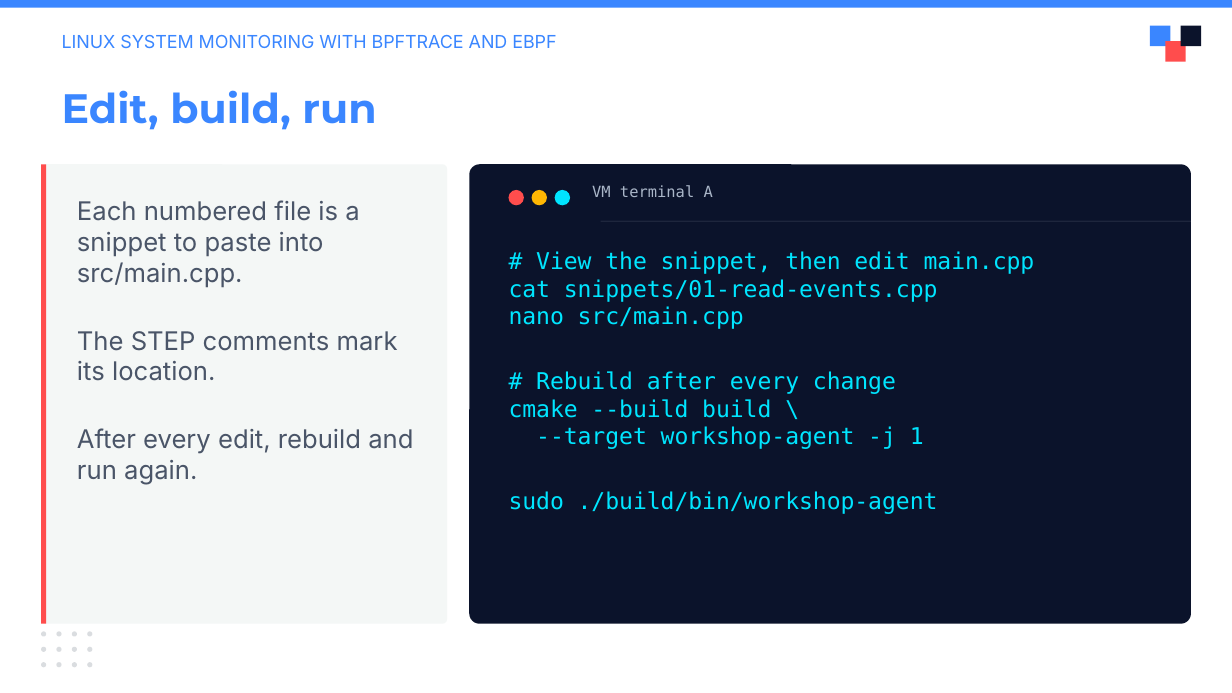
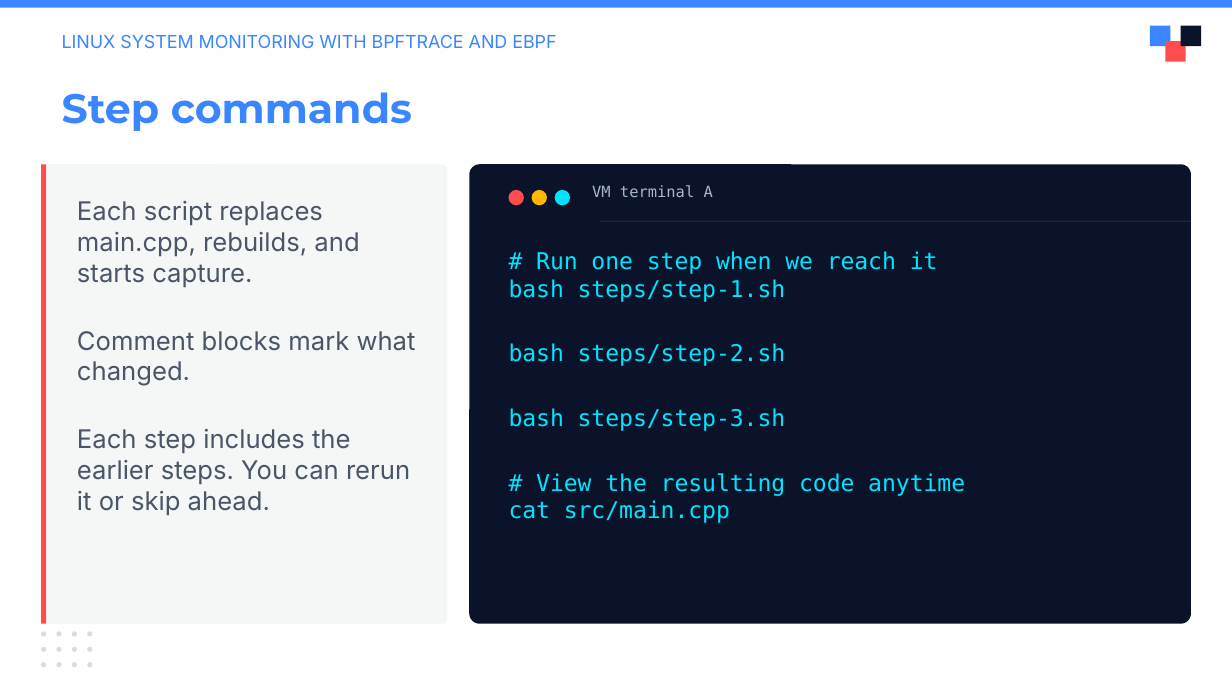
Before and after one commit to julianshalaby-perj/falco-libs-workshop, a slide deck: slide 6 of presentation/falco-libs-intro.pptx. Drawn at 1232x693 pixels with LibreOffice and Linux fonts; fonts in the diff are those of the drawing; background and template pictures are left out. Boxes give left, top, right and bottom in pixels: in the first picture for what was removed or moved away, otherwise in the second. Text is boxed around its words. In the diff, an @@ line names an element or a change of style, - is before the commit and + after.

Commit message:
Replace manual editing instructions with step commands

```diff
--- a/presentation/falco-libs-intro.pptx
+++ b/presentation/falco-libs-intro.pptx
@@ text at [62,92,412,131]: text changed @@
-Edit, build, run
+Step commands
@@ text at [77,201,416,515]: text changed @@
-Each numbered file is a snippet to paste into src/main.cpp.
-The STEP comments mark its location.
-After every edit, rebuild and run again.
+Each script replaces main.cpp, rebuilds, and starts capture.
+Comment blocks mark what changed.
+Each step includes the earlier steps. You can rerun it or skip ahead.
@@ text at [509,251,965,523]: text changed @@
-# View the snippet, then edit main.cpp
-cat snippets/01-read-events.cpp
-nano src/main.cpp
-# Rebuild after every change
-cmake --build build \
---target workshop-agent -j 1
-sudo ./build/bin/workshop-agent
+# Run one step when we reach it
+bash steps/step-1.sh
+bash steps/step-2.sh
+bash steps/step-3.sh
+# View the resulting code anytime
+cat src/main.cpp
```
Also in this commit, not shown: 6 other slides changed.
